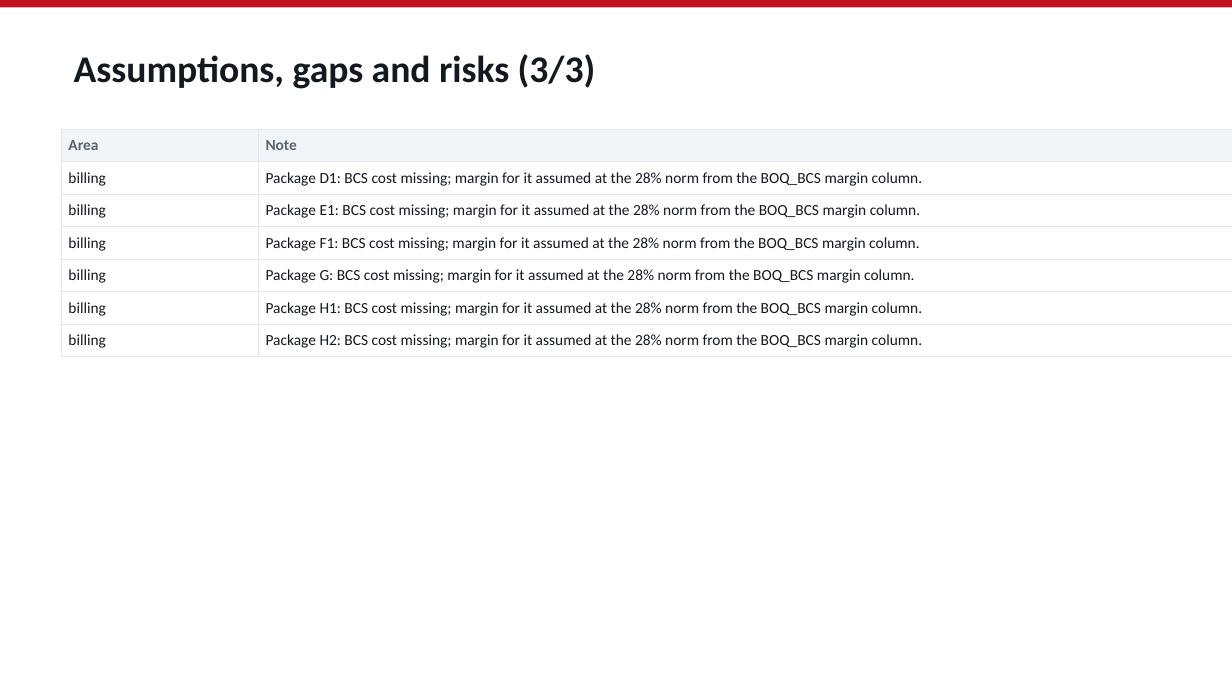
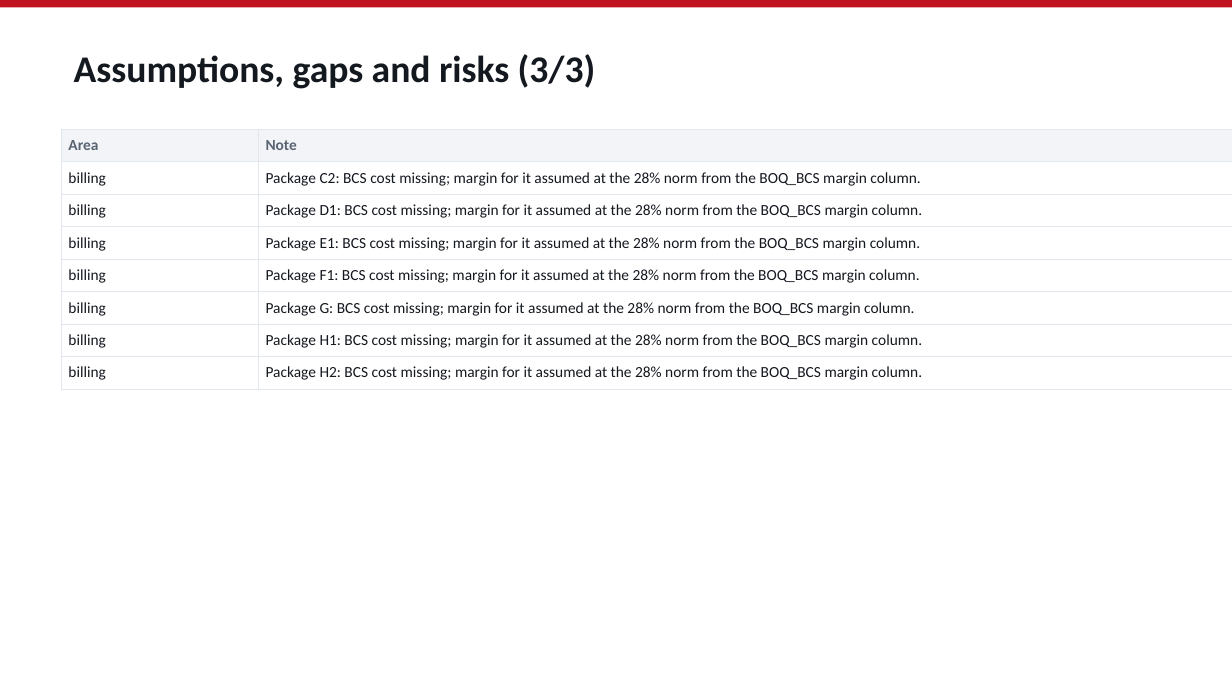
Before and after one commit to aayushdhoot/Planning-Engine, a slide deck: slide 45 of sample-output/kohler-internal-deck.pptx (slide 38 before the commit). Drawn at 1232x693 pixels with LibreOffice and Linux fonts; fonts in the diff are those of the drawing. Boxes give left, top, right and bottom in pixels: in the first picture for what was removed or moved away, otherwise in the second. Text is boxed around its words. In the diff, an @@ line names an element or a change of style, - is before the commit and + after.

```diff
--- a/sample-output/kohler-internal-deck.pptx
+++ b/sample-output/kohler-internal-deck.pptx
@@ table at (62,129,1232,384) @@
+row 2: billing | Package C2: BCS cost missing; margin for it assumed at the 28% norm from the BOQ_BCS margin column. | internal only
```
Also in this commit, not shown: 2 other slides changed, 7 slides added, 35 other files.
